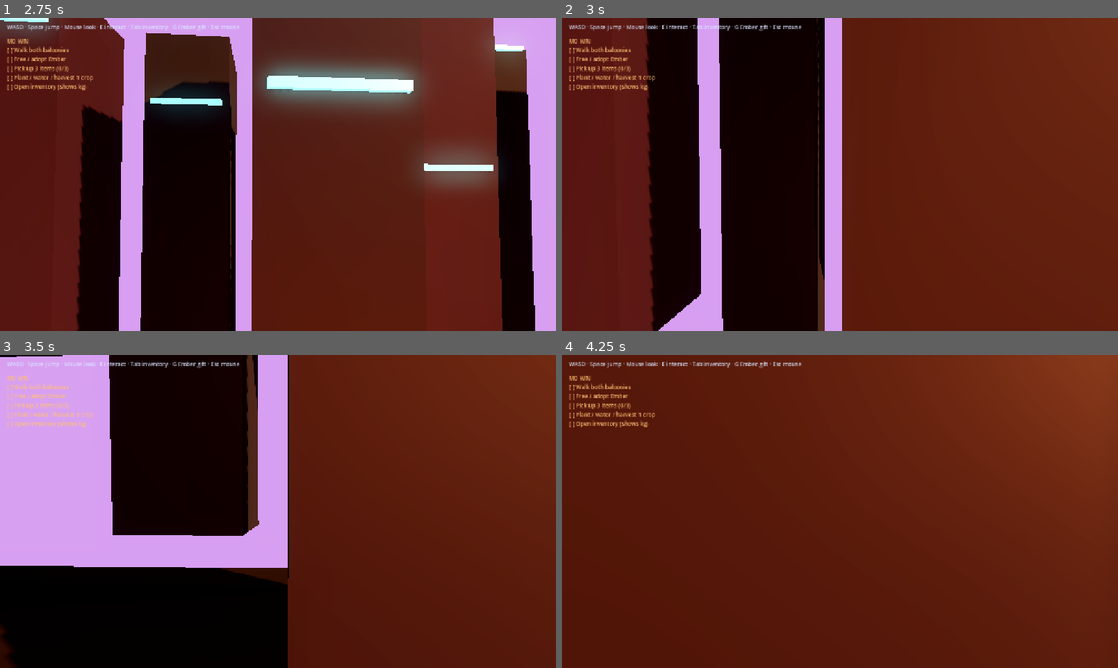
Above: before the commit, frames 1-4 (two rows, left to right).
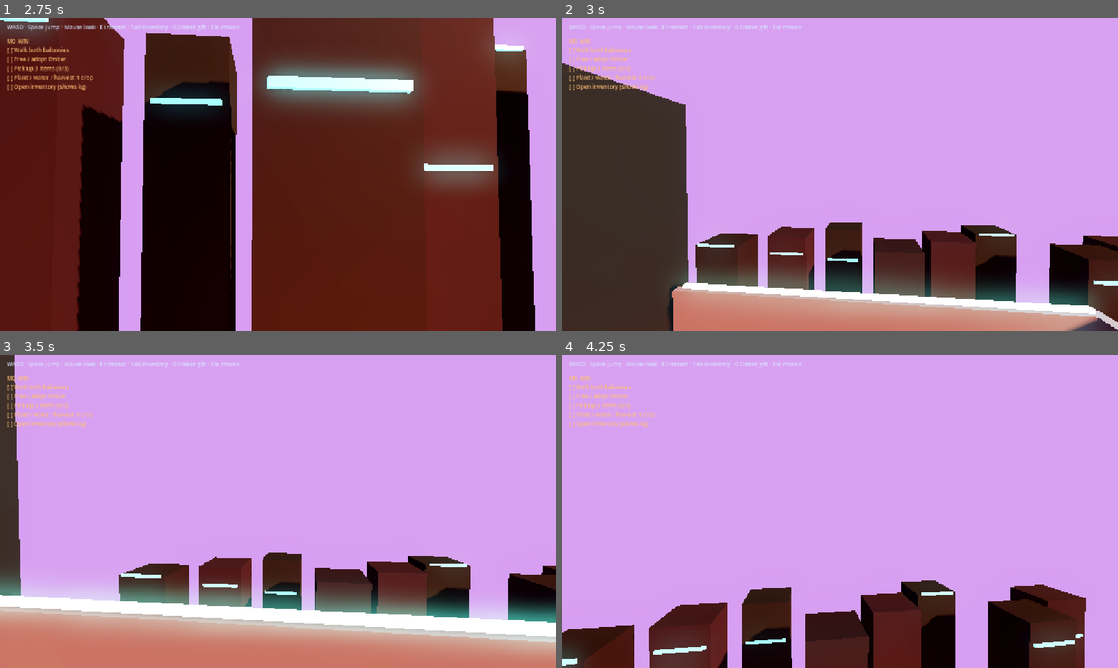
Above: after the commit, the same moments.

Repository: SpaceKitti/Studio
Game: Godot game, scene res://scenes/main.tscn
Same seed, same stepped clock (60 frames per second), same inputs: the game is played once before the commit and once after it.
Inputs (mouse positions are in pixels of both pictures, inside the frame that each line leads up to):
- Up to frame 1 (2.75 s): tap Enter at 0.5 s; move the mouse to (305, 174) at 0.52 s; hold W (move_forward) from 0.53 s (still down); tap E (interact) at 0.6 s; click (305, 174) at 0.67 s; tap Space (jump) at 0.77, 1.52 s; move the mouse to (250, 174) at 1.27 s; tap Tab at 1.35 s; move the mouse to (289, 168) at 2.02 s; tap I at 2.1 s
- Up to frame 2 (3 s): keep holding W (move_forward); move the mouse to (834, 180) at 2.77 s; tap G at 2.85 s; click (834, 180) at 2.92 s
- Up to frame 3 (3.5 s): keep holding W (move_forward); tap Space (jump) at 3.02 s
- Up to frame 4 (4.25 s): keep holding W (move_forward); move the mouse to (878, 514) at 3.52 s; tap H at 3.6 s; tap Space (jump) at 3.77 s

Frame 1 is identical in both runs. In frame 2, 93% of the frame differs, in the area x 0-100%, y 0-100%; in frame 3, 81%; in frame 4, 93%.

Commit message:
fix(M0): respawn player after falling off balcony

Diff:
--- a/slice1/scripts/player.gd
+++ b/slice1/scripts/player.gd
@@ -4,6 +4,7 @@
 const SPEED := 4.6
 const JUMP_VELOCITY := 5.6
 const MOUSE_SENS := 0.0024
+const FALL_Y := -8.0
 
 @onready var camera: Camera3D = $Camera3D
 @onready var interact_ray: RayCast3D = $Camera3D/InteractRay
@@ -12,11 +13,13 @@
 var _pitch: float = 0.0
 var _nearby: Area3D = null
 var _hud: Node = null
+var _spawn_xform: Transform3D
 
 func _ready() -> void:
 	Input.mouse_mode = Input.MOUSE_MODE_CAPTURED
 	camera.fov = 65.0
 	_hud = get_tree().get_first_node_in_group("hud")
+	_spawn_xform = global_transform
 
 func _unhandled_input(event: InputEvent) -> void:
 	if event is InputEventMouseMotion and Input.mouse_mode == Input.MOUSE_MODE_CAPTURED:
@@ -62,11 +65,19 @@
 		velocity.z = move_toward(velocity.z, 0.0, SPEED)
 
 	move_and_slide()
+	if global_position.y < FALL_Y:
+		_respawn()
 	_track_zone()
 	_update_nearby()
 
 	if Input.is_action_just_pressed("interact"):
 		_try_interact()
+
+func _respawn() -> void:
+	global_transform = _spawn_xform
+	velocity = Vector3.ZERO
+	if _hud and _hud.has_method("toast"):
+		_hud.toast("Whoa — back on the balcony.")
 
 func _track_zone() -> void:
 	# Neighbor balcony roughly x > 6.2
